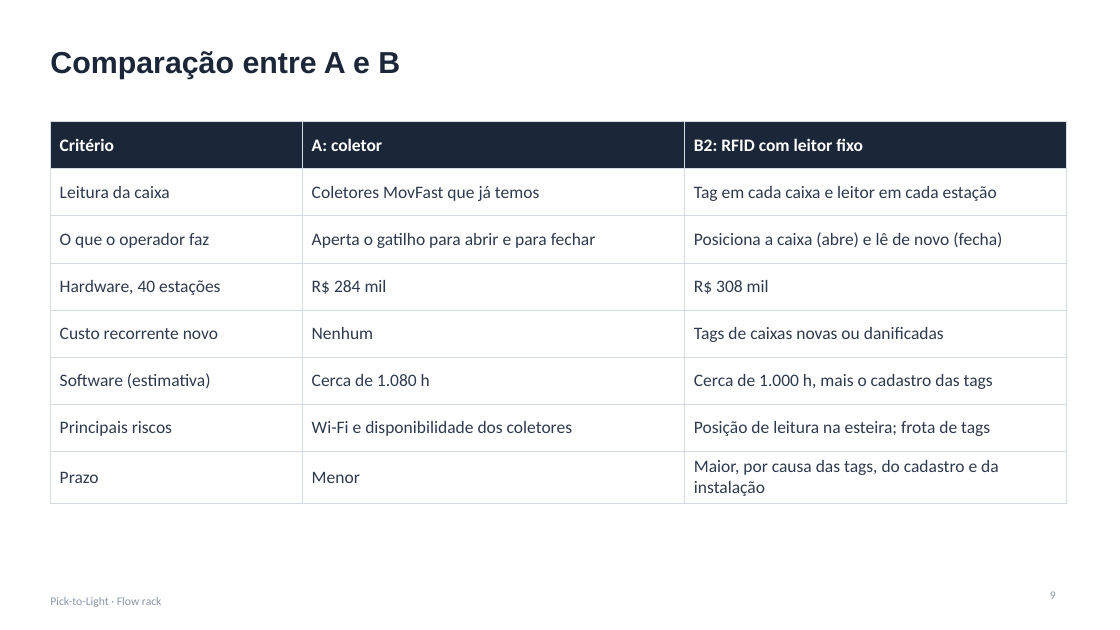
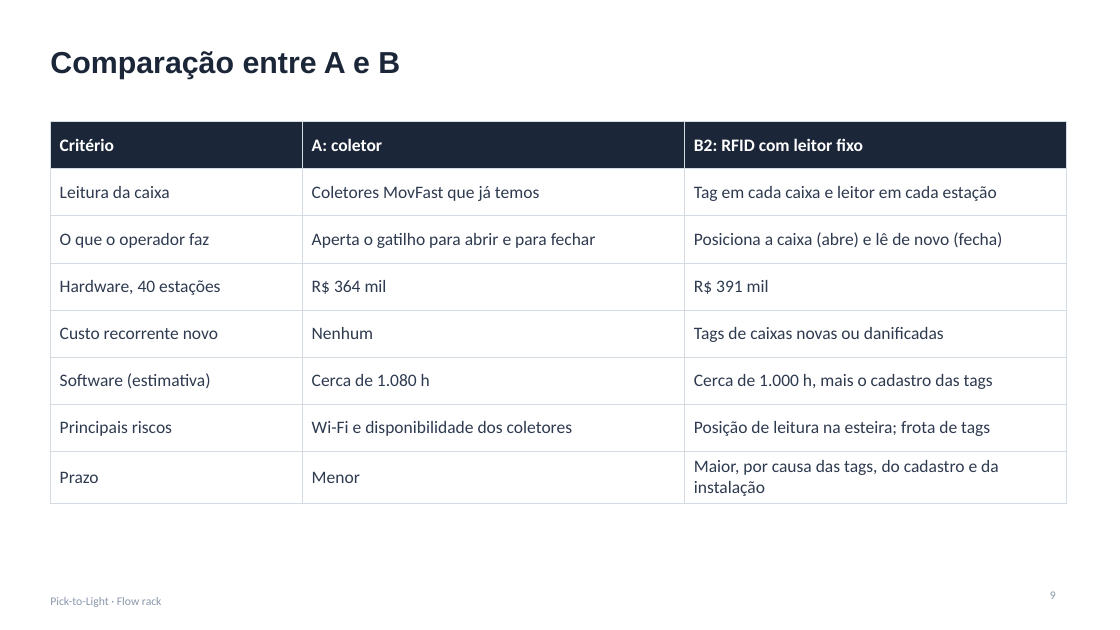
Before and after one commit to jivo88/picking_to_light, a slide deck: slide 9 of projeto/entregaveis/Apresentacao_PTL.pptx. Drawn at 1120x630 pixels with LibreOffice and Linux fonts; fonts in the diff are those of the drawing. Boxes give left, top, right and bottom in pixels: in the first picture for what was removed or moved away, otherwise in the second. Text is boxed around its words. In the diff, an @@ line names an element or a change of style, - is before the commit and + after.

```diff
--- a/projeto/entregaveis/Apresentacao_PTL.pptx
+++ b/projeto/entregaveis/Apresentacao_PTL.pptx
@@ table at <box>50,122,1067,500</box> @@
-row 4, column 2: R$ 284 mil
+row 4, column 2: R$ 364 mil
-row 4, column 3: R$ 308 mil
+row 4, column 3: R$ 391 mil
```
Also in this commit, not shown: 5 other slides changed, 7 other files.
